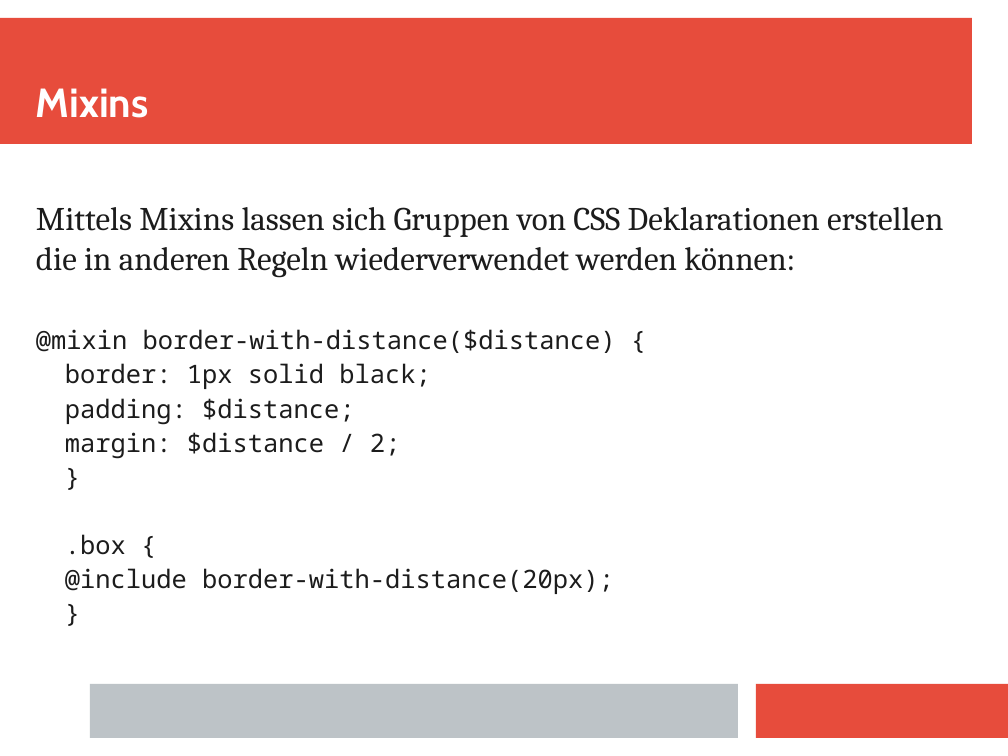
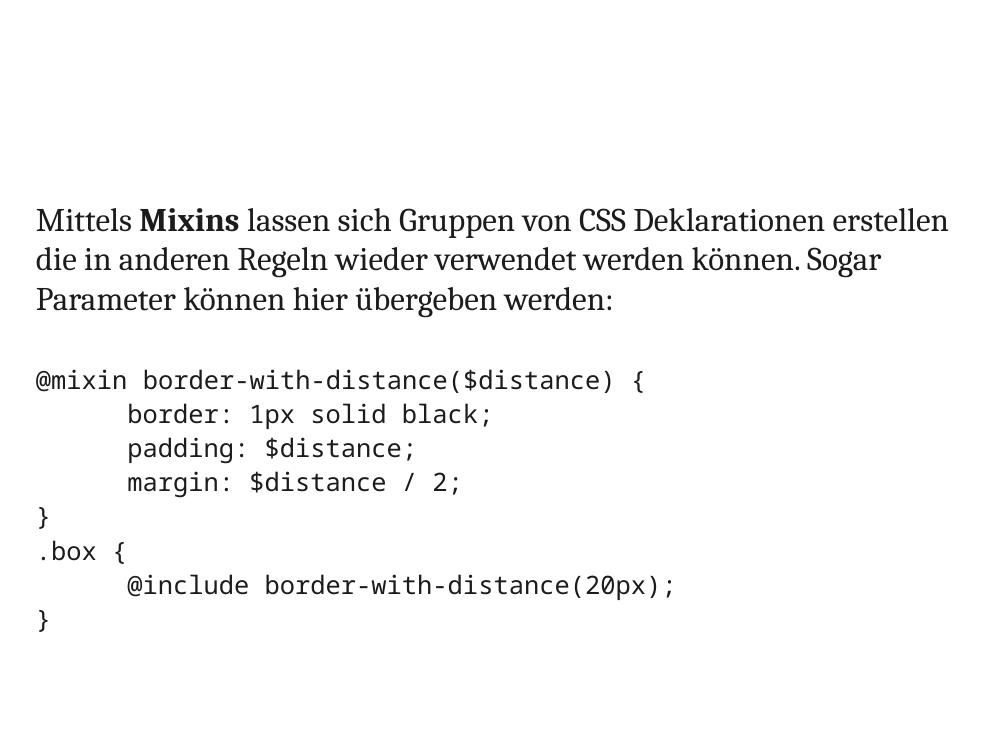
Before and after one commit to Skatgott/Sass-Demo, a slide deck: slide 11 of praesentation/praesentation.pptx. Drawn at 1008x756 pixels with LibreOffice and Linux fonts; fonts in the diff are those of the drawing; background and template pictures are left out. Boxes give left, top, right and bottom in pixels: in the first picture for what was removed or moved away, otherwise in the second. Text is boxed around its words. In the diff, an @@ line names an element or a change of style, - is before the commit and + after.

Commit message:
change presentation layout

```diff
--- a/praesentation/praesentation.pptx
+++ b/praesentation/praesentation.pptx
@@ rectangle removed at [0, 18, 972, 145] @@
@@ text "Mixins" rewrapped from [36, 88, 149, 118] to [36, 36, 971, 125] @@
@@ text at [36, 208, 949, 318]: text changed @@
-Mittels Mixins lassen sich Gruppen von CSS Deklarationen erstellen die in anderen Regeln wiederverwendet werden können:
+Mittels Mixins lassen sich Gruppen von CSS Deklarationen erstellen die in anderen Regeln wieder verwendet werden können. Sogar Parameter können hier übergeben werden:
@@ text at [127, 403, 677, 600]: list level 2 to 1 in "border: 1px solid black;"; list level 2 to 1 in "padding: $distance;"; list level 2 to 1 in "margin: $distance / 2;"; list level 2 to 1 in "@include border-with-distance(20px);"; more space between paragraphs @@
@@ rectangle removed at [90, 684, 738, 738] @@
@@ rectangle removed at [756, 684, 1008, 738] @@
```
Also in this commit, not shown: 12 other slides changed.
